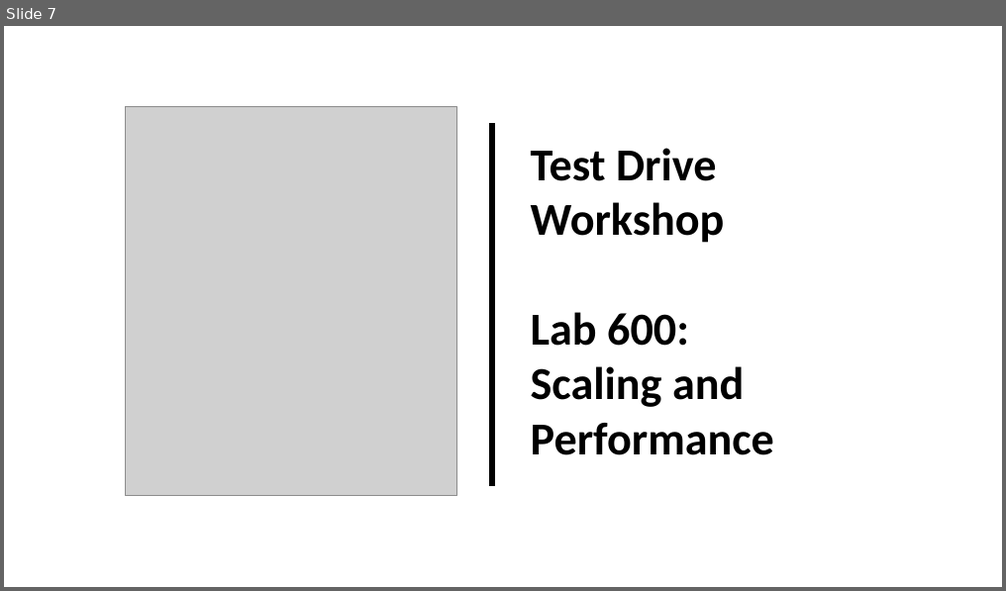
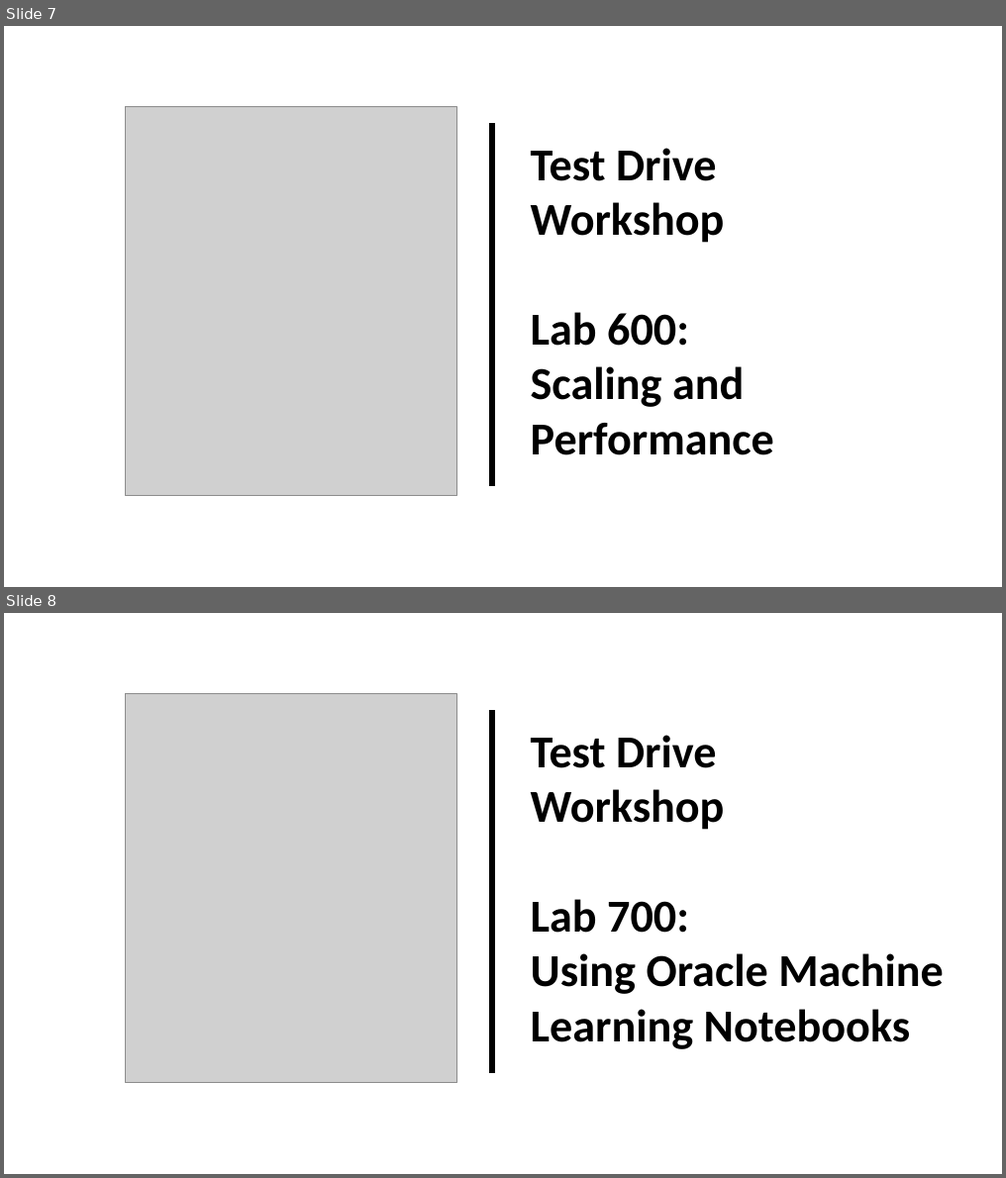
Before and after one commit to millerhoo/journey4-adwc, a slide deck: workshops/journey4-adwc/images/TitleImages.pptx. Shown one above the other, each under a label of ours: slide 7 before the commit, slides 7 and 8 after it. The pictures are 1006x591 and 1006x1178 pixels, drawn with LibreOffice and Linux fonts; fonts in the diff are those of the drawing; grey boxes stand for pictures. Boxes give left, top, right and bottom in pixels: in the first picture for what was removed or moved away, otherwise in the second. Text is boxed around its words. In the diff, an @@ line names an element or a change of style, - is before the commit and + after.

```diff
--- a/workshops/journey4-adwc/images/TitleImages.pptx
+++ b/workshops/journey4-adwc/images/TitleImages.pptx
@@ slide 8 added at [4,613,1002,1174], background #FFFFFF @@
@@ picture added at [126,694,456,1083] @@
@@ line added from (493, 710) to (493, 1073), #000000 6 pt @@
@@ text added at [531,735,944,1050], 44 pt, text #000000, bold @@
+Test Drive
+Workshop
+Lab 700:
+Using Oracle Machine Learning Notebooks
```
Also in this commit, not shown: 51 other files.
